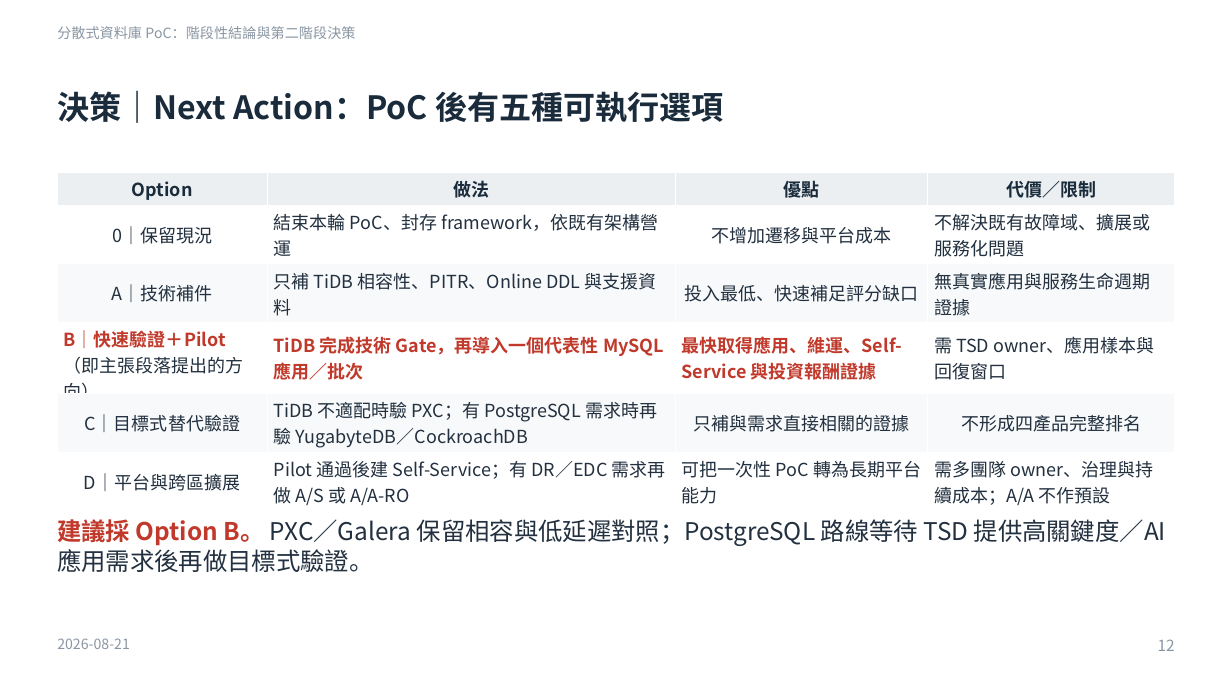
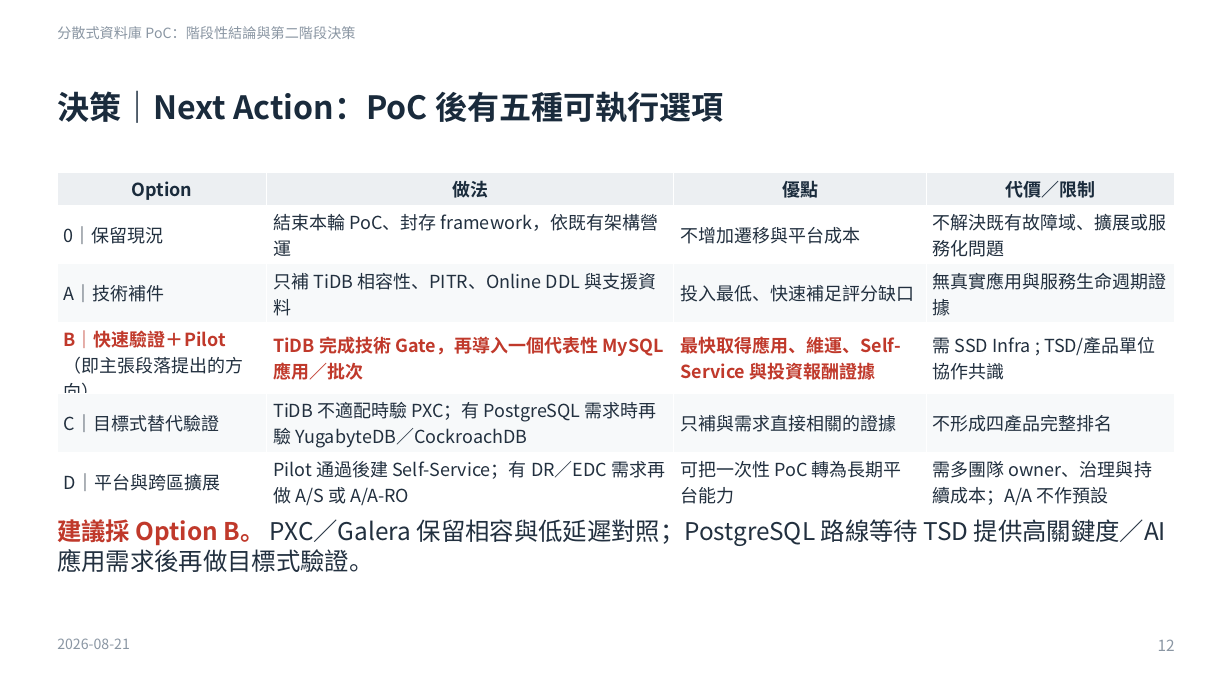
Before and after one commit to heavenruler/dba_career, a slide deck: slide 12 of poc/1_MeetingMinutes/0821_slide.pptx. Drawn at 1232x693 pixels with LibreOffice and Linux fonts; fonts in the diff are those of the drawing. Boxes give left, top, right and bottom in pixels: in the first picture for what was removed or moved away, otherwise in the second. Text is boxed around its words. In the diff, an @@ line names an element or a change of style, - is before the commit and + after.

```diff
--- a/poc/1_MeetingMinutes/0821_slide.pptx
+++ b/poc/1_MeetingMinutes/0821_slide.pptx
@@ table at [57,173,1176,509] @@
-row 4, column 4: 需 TSD owner、應用樣本與回復窗口
+row 4, column 4: 需 SSD Infra ; TSD/產品單位 協作共識
@@ alignment centre to left @@
```
Also in this commit, not shown: 7 other slides changed, 2 other files.
